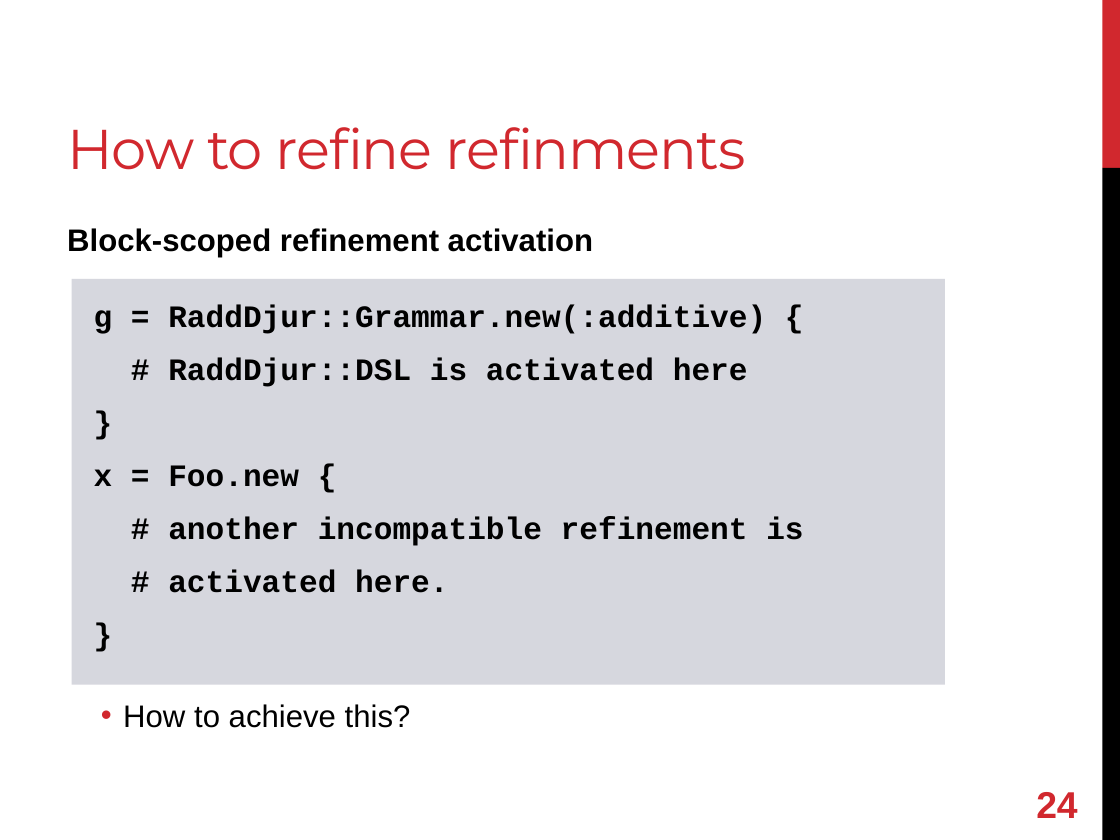
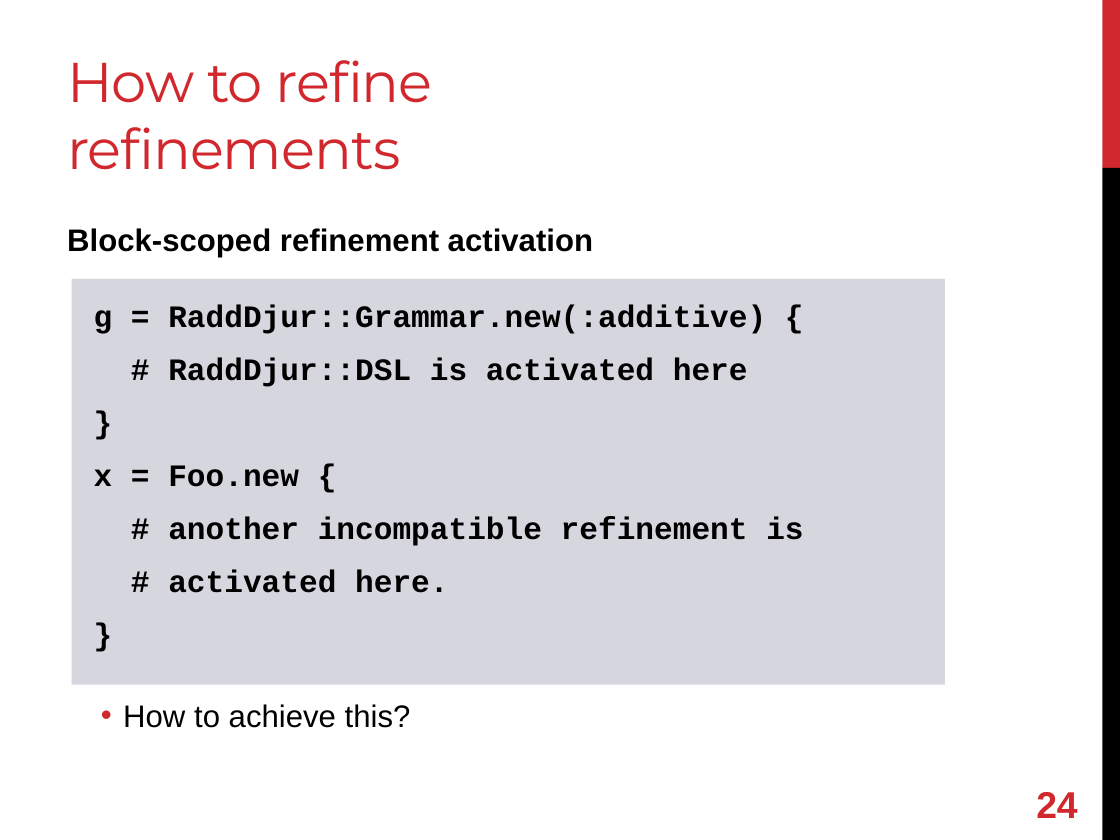
Before and after one commit to shugo/RubyKaigi2013, a slide deck: slide 25 of refining_refinements.pptx. Drawn at 1120x840 pixels with LibreOffice and Linux fonts; fonts in the diff are those of the drawing. Boxes give left, top, right and bottom in pixels: in the first picture for what was removed or moved away, otherwise in the second. Text is boxed around its words. In the diff, an @@ line names an element or a change of style, - is before the commit and + after.

```diff
--- a/refining_refinements.pptx
+++ b/refining_refinements.pptx
@@ title at bbox=[67, 60, 433, 170]: text changed @@
-How to refine refinments
+How to refine refinements
```
Also in this commit, not shown: 2 other slides changed.
